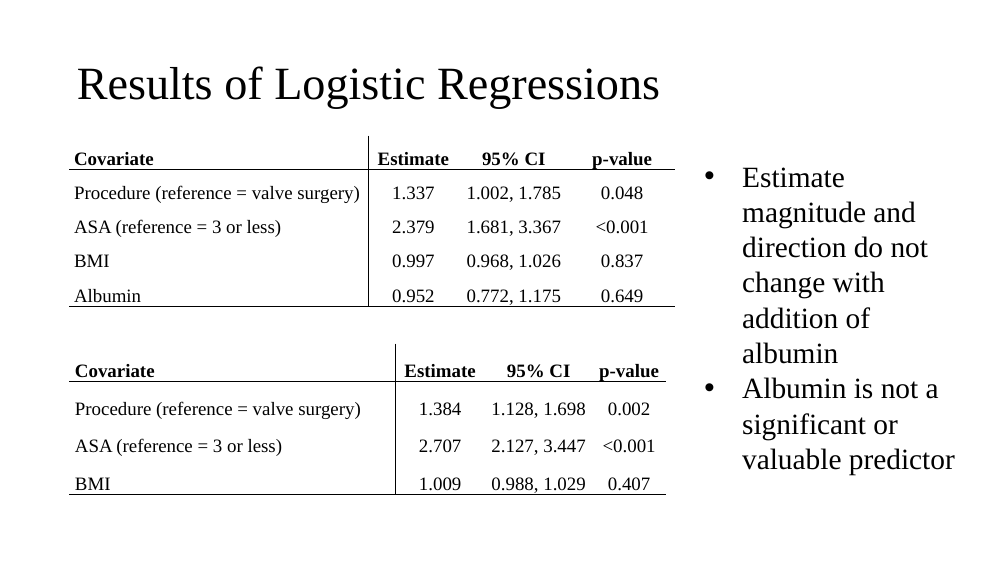
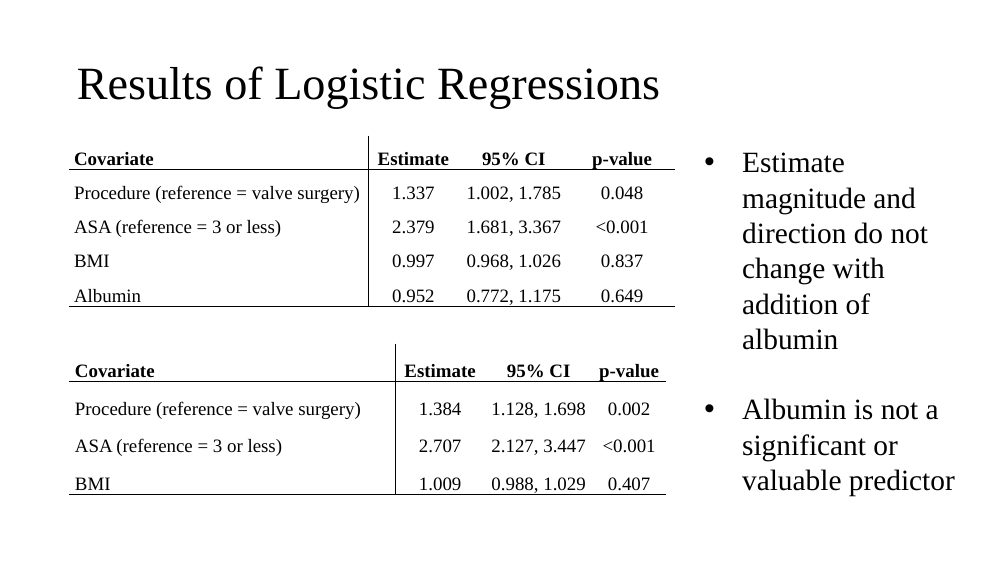
Before and after one commit to johnsra3/bios6623-johnsra3, a slide deck: slide 5 of Project2/Reports/Project 2 Final Presentation.pptx. Drawn at 1008x567 pixels with LibreOffice and Linux fonts; fonts in the diff are those of the drawing. Boxes give left, top, right and bottom in pixels: in the first picture for what was removed or moved away, otherwise in the second. Text is boxed around its words. In the diff, an @@ line names an element or a change of style, - is before the commit and + after.

```diff
--- a/Project2/Reports/Project 2 Final Presentation.pptx
+++ b/Project2/Reports/Project 2 Final Presentation.pptx
@@ text "Estimate magnitude and direction do ..." rewrapped from (x1=742, y1=167, x2=955, y2=475) to (x1=742, y1=152, x2=955, y2=496) @@
```
Also in this commit, not shown: 2 other slides changed, 3 other files.
